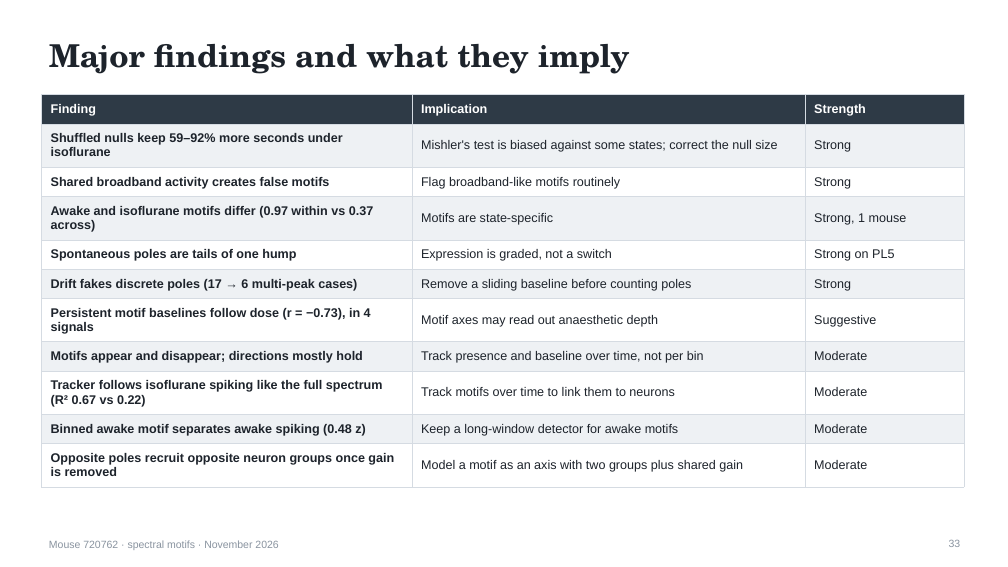
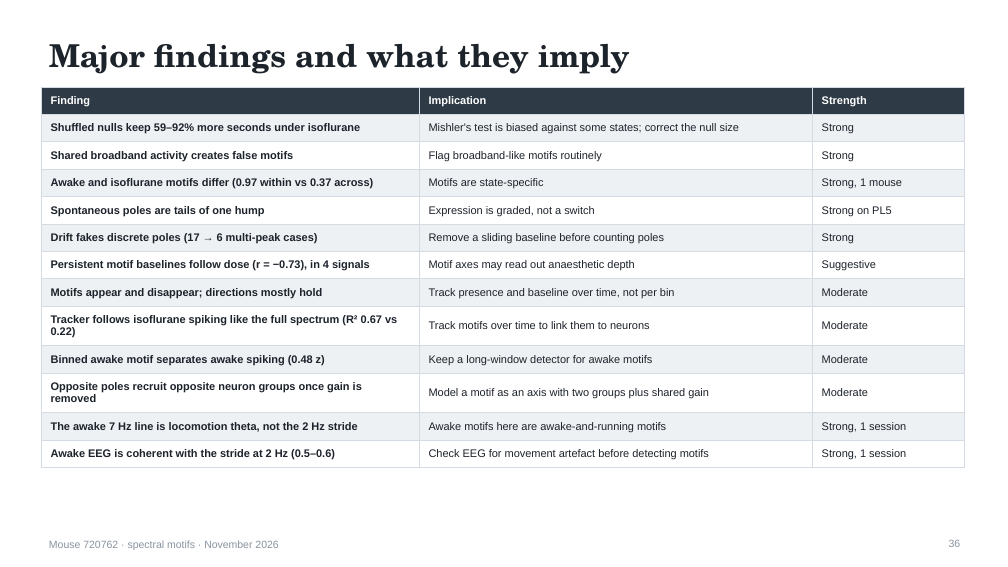
Before and after one commit to saasberkeley/dc-allen, a slide deck: slide 36 of data/out/2026-11-10_report/motif_tracking_report.pptx (slide 33 before the commit). Drawn at 1008x567 pixels with LibreOffice and Linux fonts; fonts in the diff are those of the drawing. Boxes give left, top, right and bottom in pixels: in the first picture for what was removed or moved away, otherwise in the second. Text is boxed around its words. In the diff, an @@ line names an element or a change of style, - is before the commit and + after.

```diff
--- a/data/out/2026-11-10_report/motif_tracking_report.pptx
+++ b/data/out/2026-11-10_report/motif_tracking_report.pptx
@@ table at bbox=[42, 87, 964, 464] @@
+row 12: The awake 7 Hz line is locomotion theta, not the 2 Hz stride | Awake motifs here are awake-and-running motifs | Strong, 1 session
+row 13: Awake EEG is coherent with the stride at 2 Hz (0.5–0.6) | Check EEG for movement artefact before detecting motifs | Strong, 1 session
@@ table: place and size @@
-table at bbox=[42, 95, 964, 480]
+table at bbox=[42, 87, 964, 464]
```
Also in this commit, not shown: 3 slides added, 9 other files.
